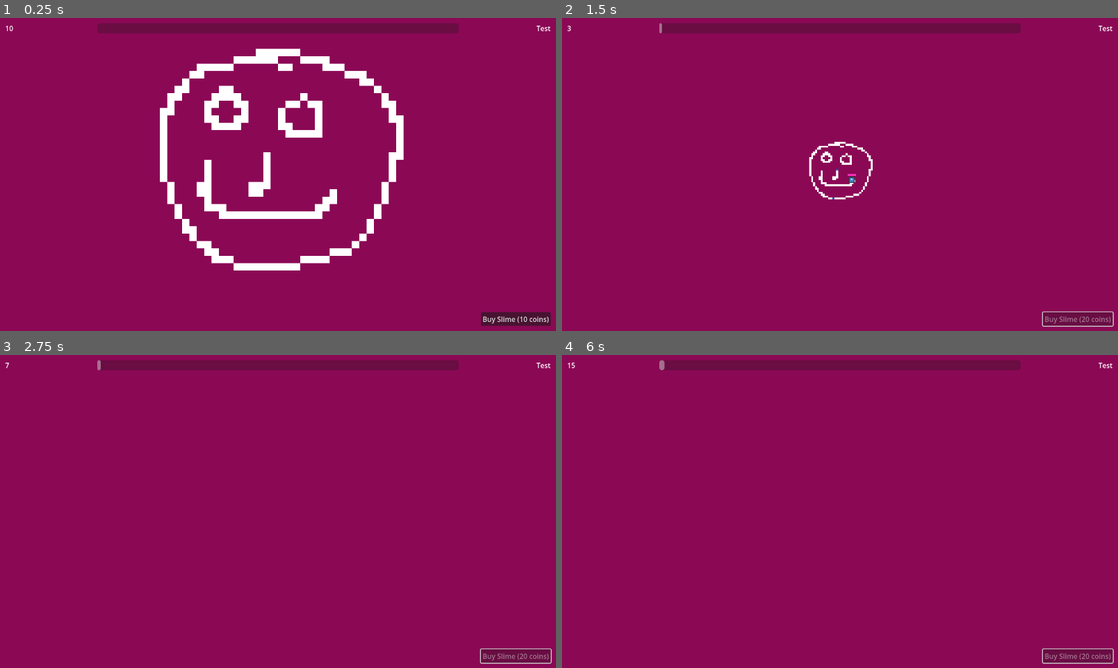
Above: before the commit, frames 1-4 (two rows, left to right).
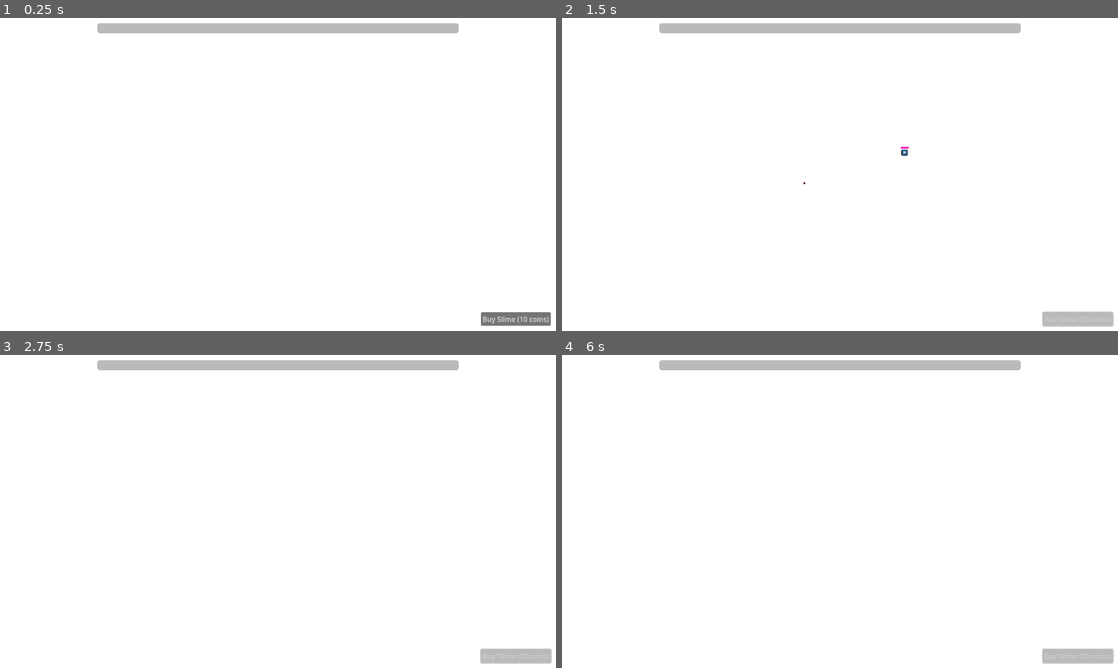
Above: after the commit, the same moments.

Repository: SelfDevTV/Pixler
Game: Godot game, scene res://scenes/main.tscn
The game is run twice, just before and just after one commit, with the same random seed, the same clock (stepped at 60 frames per second) and the same inputs. The engine's default icon, where the game draws it, is replaced by a stand-in: a white triangle on a blue panel in a dark square.
Inputs (mouse positions are in pixels of both pictures, inside the frame that each line leads up to):
- Up to frame 1 (0.25 s): no input
- Up to frame 2 (1.5 s): click "Buy Slime (10 coins)" at 0.5 s; move the mouse to (962, 158) at 1.27 s; tap Middle mouse button (pan_activate) at 1.35 s
- Up to frame 3 (2.75 s): move the mouse to (166, 527) at 2.02 s; tap Mouse wheel up (zoom_in) at 2.1 s
- Up to frame 4 (6 s): tap Enter at 2.75, 4.25, 5.75 s; move the mouse to (895, 442) at 2.77 s; tap Mouse wheel down (zoom_out) at 2.85, 5.1 s; tap Space at 3.5, 5 s; move the mouse to (812, 574) at 3.52 s; tap Middle mouse button (pan_activate) at 3.6, 5.85 s; move the mouse to (1006, 558) at 4.27 s; tap Mouse wheel up (zoom_in) at 4.35 s; move the mouse to (673, 464) at 5.02 s; move the mouse to (867, 511) at 5.77 s

The runs differ from the first frame. In frame 1, 95% of the frame differs, in the area x 0-100%, y 0-100%; in frame 2, 100%; in frame 3, 100%; in frame 4, 100%.

Commit message:
moved files around for better folder structure

Diff:
--- a/resources/game_config.tres
+++ b/resources/game_config.tres
@@ -1,6 +1,6 @@
 [gd_resource type="Resource" script_class="GameConfig" load_steps=2 format=3 uid="uid://dcn48iv5kshjj"]
 
-[ext_resource type="Script" uid="uid://dwfdeg2yd32u3" path="res://scripts/game_config.gd" id="1_bw22i"]
+[ext_resource type="Script" uid="uid://dwfdeg2yd32u3" path="res://scripts/resource/game_config.gd" id="1_bw22i"]
 
 [resource]
 script = ExtResource("1_bw22i")
--- a/resources/test_painting.tres
+++ b/resources/test_painting.tres
@@ -1,10 +1,11 @@
 [gd_resource type="Resource" script_class="Painting" load_steps=3 format=3 uid="uid://bivda0maurrt2"]
 
-[ext_resource type="Texture2D" uid="uid://cjeco4rborclr" path="res://assets/images/Test.png" id="1_cnx28"]
-[ext_resource type="Script" uid="uid://dm61c7jyjq0m6" path="res://scripts/painting.gd" id="2_oqvox"]
+[ext_resource type="Texture2D" uid="uid://dcumbrg6cc6e" path="res://assets/images/133845052279408518.jpg" id="1_cnx28"]
+[ext_resource type="Script" uid="uid://dm61c7jyjq0m6" path="res://scripts/resource/painting.gd" id="2_oqvox"]
 
 [resource]
 script = ExtResource("2_oqvox")
 painting_name = "Test"
 image_texture = ExtResource("1_cnx28")
+shrink_factor = 8.0
 metadata/_custom_type_script = "uid://dm61c7jyjq0m6"
--- a/scenes/slime.tscn
+++ b/scenes/slime.tscn
@@ -4,8 +4,8 @@
 [ext_resource type="Script" uid="uid://des2bk55iq2tx" path="res://scripts/slime/state_machine.gd" id="2_p2gj0"]
 [ext_resource type="Script" uid="uid://dxhlt7oh5dmlk" path="res://scripts/slime/state_idle.gd" id="3_n6pvg"]
 [ext_resource type="Script" uid="uid://b7c1rjvfpyk1c" path="res://scripts/slime/state_select_target.gd" id="4_pjw23"]
-[ext_resource type="Script" uid="uid://ch3uhj57spy5n" path="res://scripts/state_move.gd" id="5_2npkn"]
-[ext_resource type="Script" uid="uid://n16cgw13dyly" path="res://scripts/state_painting.gd" id="6_fd6lc"]
+[ext_resource type="Script" uid="uid://ch3uhj57spy5n" path="res://scripts/slime/state_move.gd" id="5_2npkn"]
+[ext_resource type="Script" uid="uid://n16cgw13dyly" path="res://scripts/slime/state_painting.gd" id="6_fd6lc"]
 [ext_resource type="Texture2D" uid="uid://4q335xxs2p" path="res://icon.svg" id="7_gstla"]
 
 [sub_resource type="Animation" id="Animation_v5wyi"]
Renamed: scripts/cell.gd -> scripts/resource/cell.gd
Renamed: scripts/cell.gd.uid -> scripts/resource/cell.gd.uid
Renamed: scripts/game_config.gd -> scripts/resource/game_config.gd
Renamed: scripts/game_config.gd.uid -> scripts/resource/game_config.gd.uid
Renamed: scripts/painting.gd -> scripts/resource/painting.gd
Renamed: scripts/painting.gd.uid -> scripts/resource/painting.gd.uid
Renamed: scripts/state_move.gd -> scripts/slime/state_move.gd
Renamed: scripts/state_move.gd.uid -> scripts/slime/state_move.gd.uid
Renamed: scripts/state_painting.gd -> scripts/slime/state_painting.gd
Renamed: scripts/state_painting.gd.uid -> scripts/slime/state_painting.gd.uid
